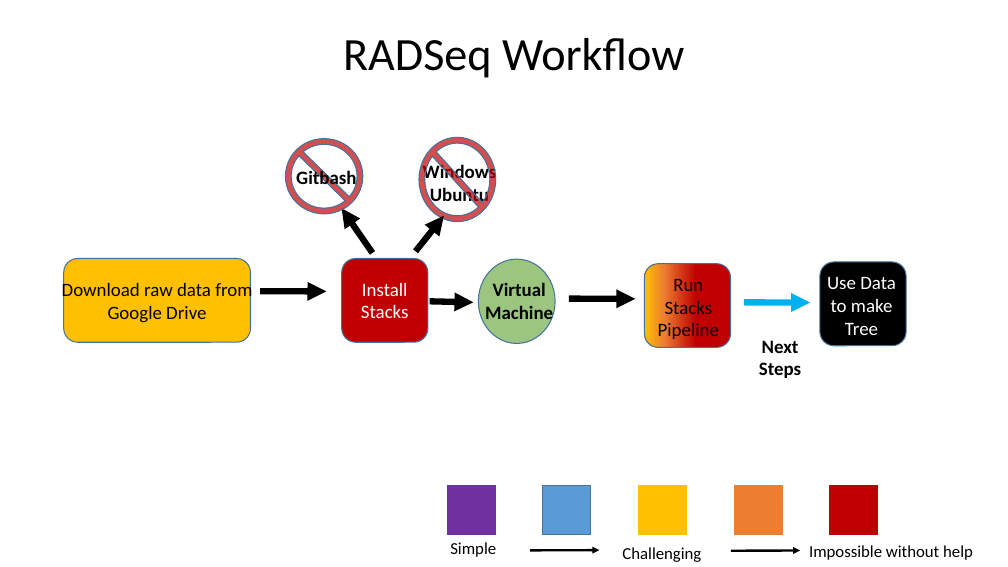
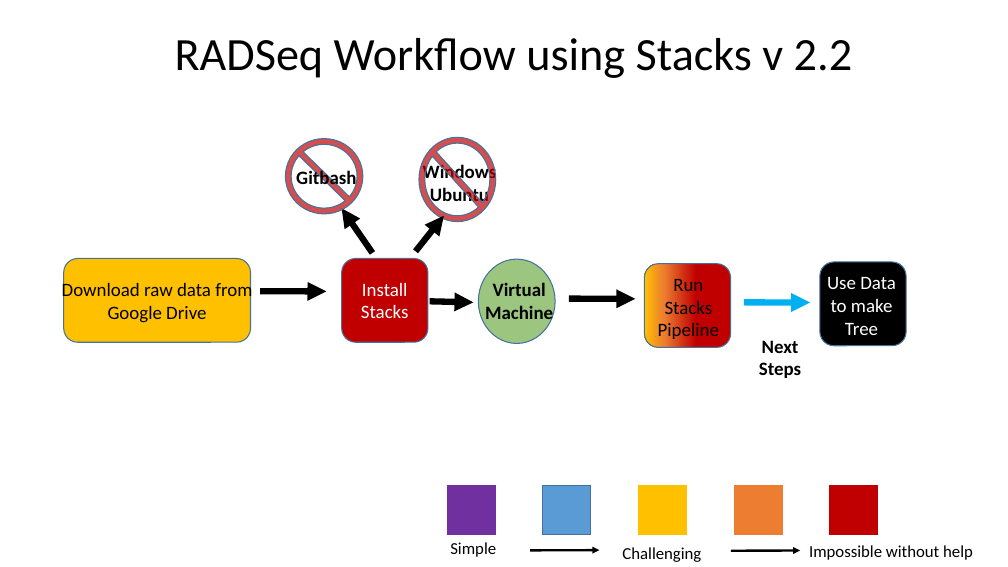
Before and after one commit to fish546-2018/Jenny-Snailfish, a slide deck: slide 5 of progress/flowchart.pptx. Drawn at 1008x567 pixels with LibreOffice and Linux fonts; fonts in the diff are those of the drawing. Boxes give left, top, right and bottom in pixels: in the first picture for what was removed or moved away, otherwise in the second. Text is boxed around its words. In the diff, an @@ line names an element or a change of style, - is before the commit and + after.

```diff
--- a/progress/flowchart.pptx
+++ b/progress/flowchart.pptx
@@ title at (x1=175, y1=38, x2=852, y2=78): text changed @@
-RADSeq Workflow
+RADSeq Workflow using Stacks v 2.2
```
Also in this commit, not shown: 2 other slides changed, 1 slide removed, 3 other files.
